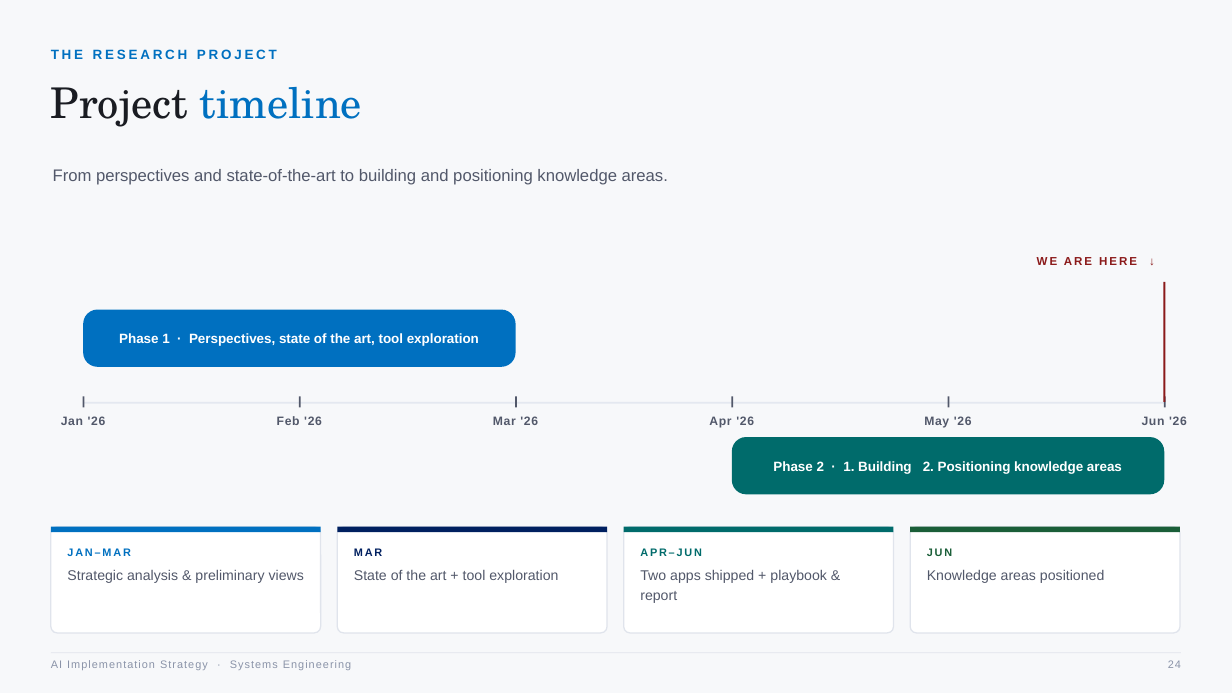
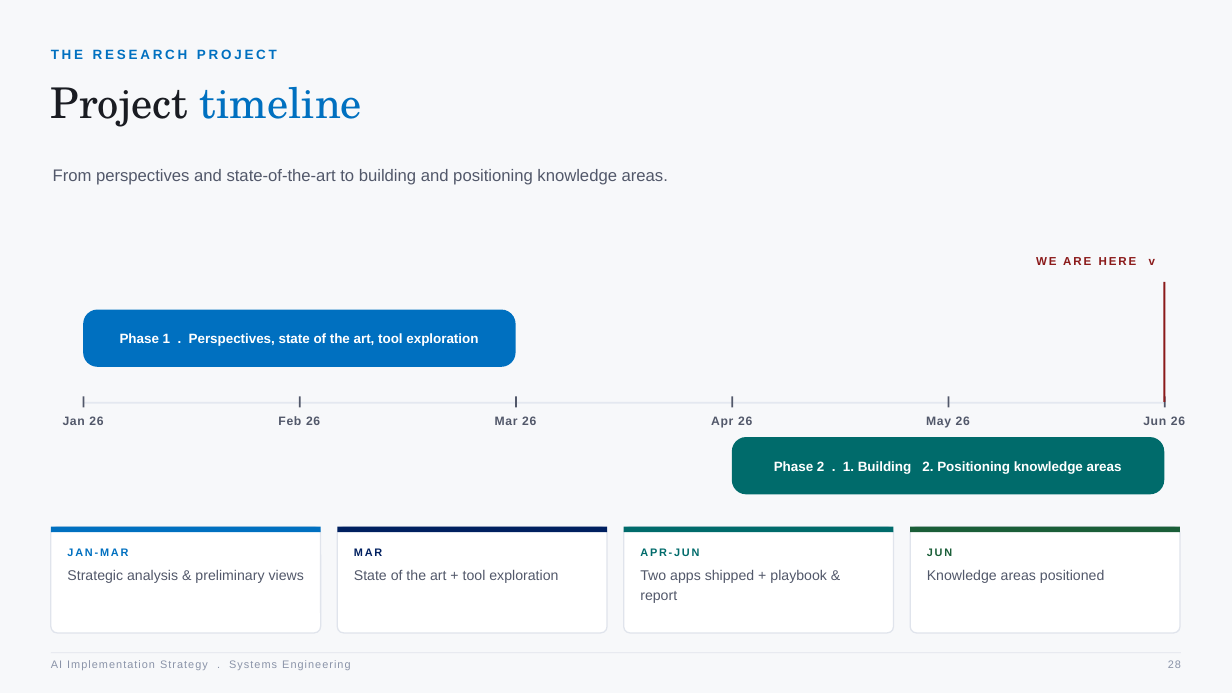
Before and after one commit to betodon96-svg/sai-workflow-app, a slide deck: slide 28 of AI_Implementation_Strategy_SE_Workshop.pptx (slide 24 before the commit). Drawn at 1232x693 pixels with LibreOffice and Linux fonts; fonts in the diff are those of the drawing. Boxes give left, top, right and bottom in pixels: in the first picture for what was removed or moved away, otherwise in the second. Text is boxed around its words. In the diff, an @@ line names an element or a change of style, - is before the commit and + after.

```diff
--- a/AI_Implementation_Strategy_SE_Workshop.pptx
+++ b/AI_Implementation_Strategy_SE_Workshop.pptx
@@ text at box(1036, 257, 1155, 265): text changed @@
-WE ARE HERE ↓
+WE ARE HERE v
@@ text at box(120, 333, 478, 346): text changed @@
-Phase 1 · Perspectives, state of the art, tool exploration
+Phase 1 . Perspectives, state of the art, tool exploration
@@ text at box(63, 416, 103, 425): text changed @@
-Jan '26
+Jan 26
@@ text at box(278, 416, 320, 425): text changed @@
-Feb '26
+Feb 26
@@ text at box(495, 416, 536, 425): text changed @@
-Mar '26
+Mar 26
@@ text at box(711, 416, 752, 428): text changed @@
-Apr '26
+Apr 26
@@ text at box(926, 416, 970, 428): text changed @@
-May '26
+May 26
@@ text at box(1143, 416, 1185, 425): text changed @@
-Jun '26
+Jun 26
@@ text at box(774, 461, 1122, 474): text changed @@
-Phase 2 · 1. Building 2. Positioning knowledge areas
+Phase 2 . 1. Building 2. Positioning knowledge areas
@@ text at box(67, 548, 128, 556): text changed @@
-JAN–MAR
+JAN-MAR
@@ text at box(640, 548, 699, 556): text changed @@
-APR–JUN
+APR-JUN
@@ text at box(51, 660, 350, 670): text changed @@
-AI Implementation Strategy · Systems Engineering
+AI Implementation Strategy . Systems Engineering
@@ text at box(1168, 660, 1181, 668): text changed @@
-24
+28
```
Also in this commit, not shown: 19 other slides changed, 5 slides added, 1 slide removed.
